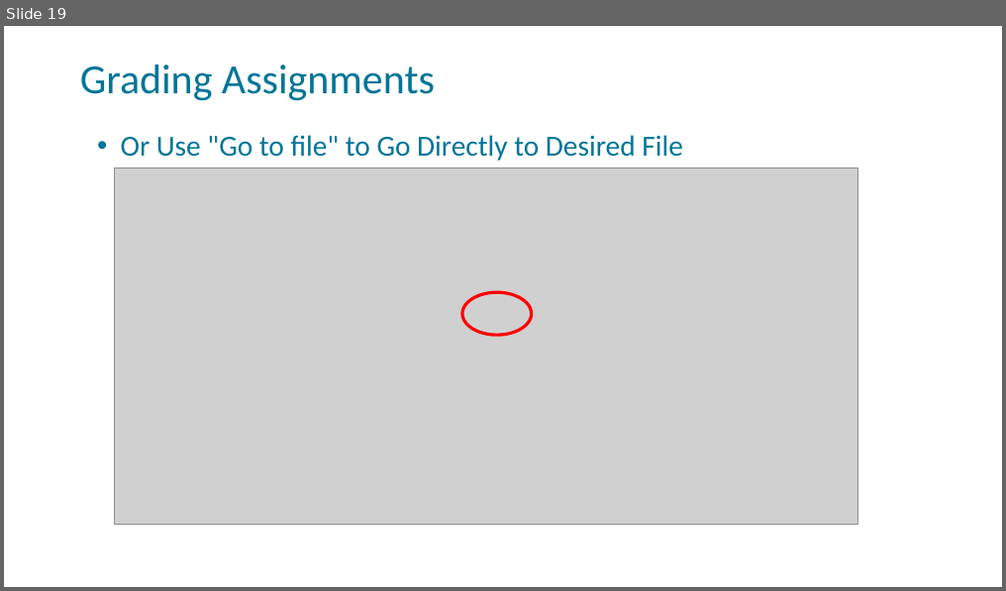
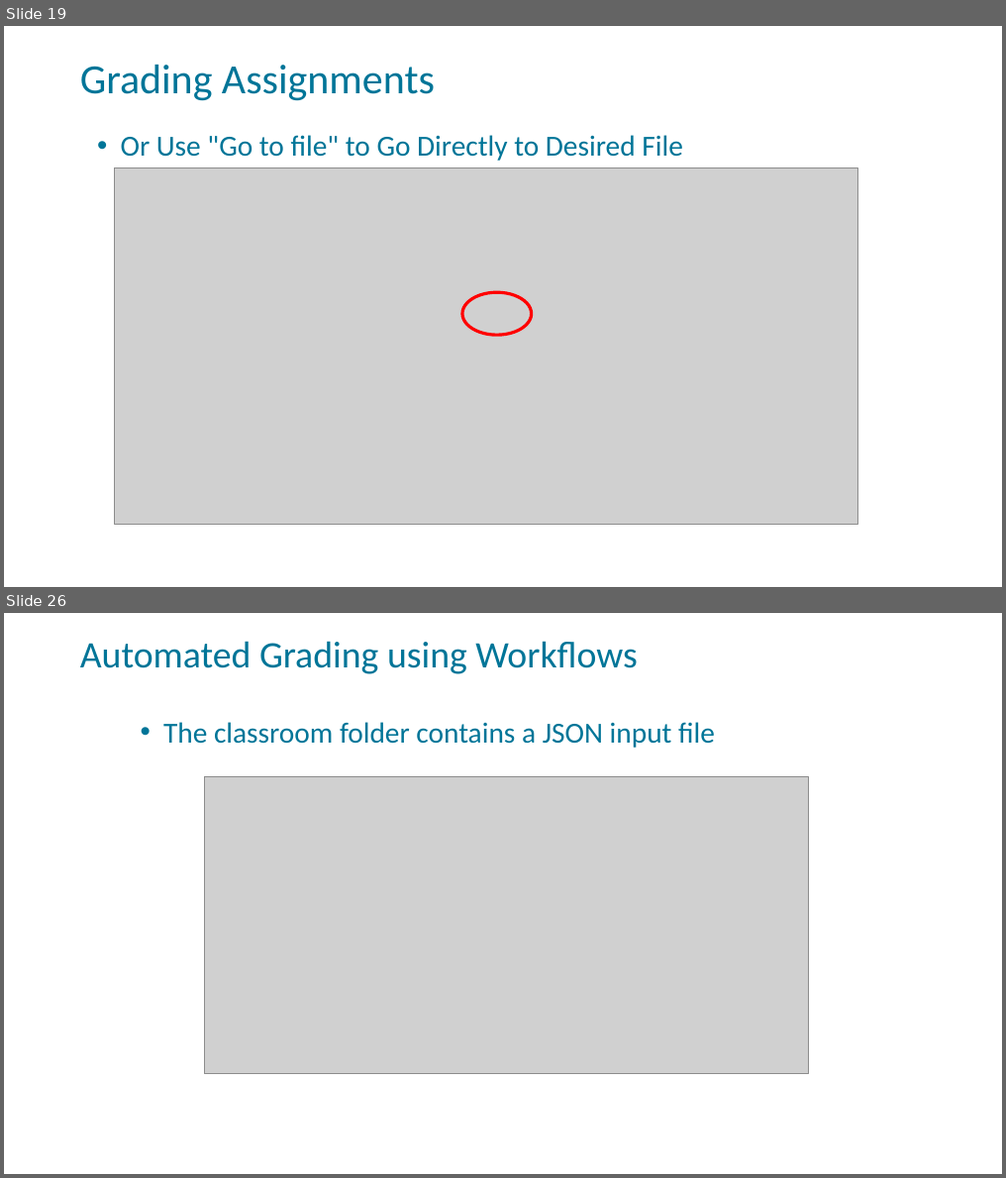
Before and after one commit to FSCJ-FacultyDev/SWC-Virtual-2023, a slide deck: slides/GitHubClassroom-Instructor.pptx. Shown one above the other, each under a label of ours: slide 19 before the commit, slides 19 and 26 after it; the slides between them are not shown. The pictures are 1006x591 and 1006x1178 pixels, drawn with LibreOffice and Linux fonts; fonts in the diff are those of the drawing; grey boxes stand for pictures; background and template pictures are left out. Boxes give left, top, right and bottom in pixels: in the first picture for what was removed or moved away, otherwise in the second. Text is boxed around its words. In the diff, an @@ line names an element or a change of style, - is before the commit and + after.

Commit message:
added auto-grading slides

```diff
--- a/slides/GitHubClassroom-Instructor.pptx
+++ b/slides/GitHubClassroom-Instructor.pptx
@@ slide 26 added at <box>4,613,1002,1174</box>, background picture (left out); not listed: 1 template element that a slide beside it also shows @@
@@ text added at <box>80,641,638,674</box>, 36 pt, text #007598 @@
+Automated Grading using Workflows
@@ title added at <box>163,722,715,748</box>, 28 pt, text #007598 @@
+• The classroom folder contains a JSON input file
@@ picture added at <box>205,777,809,1075</box> @@
```
Also in this commit, not shown: 15 other slides added.
